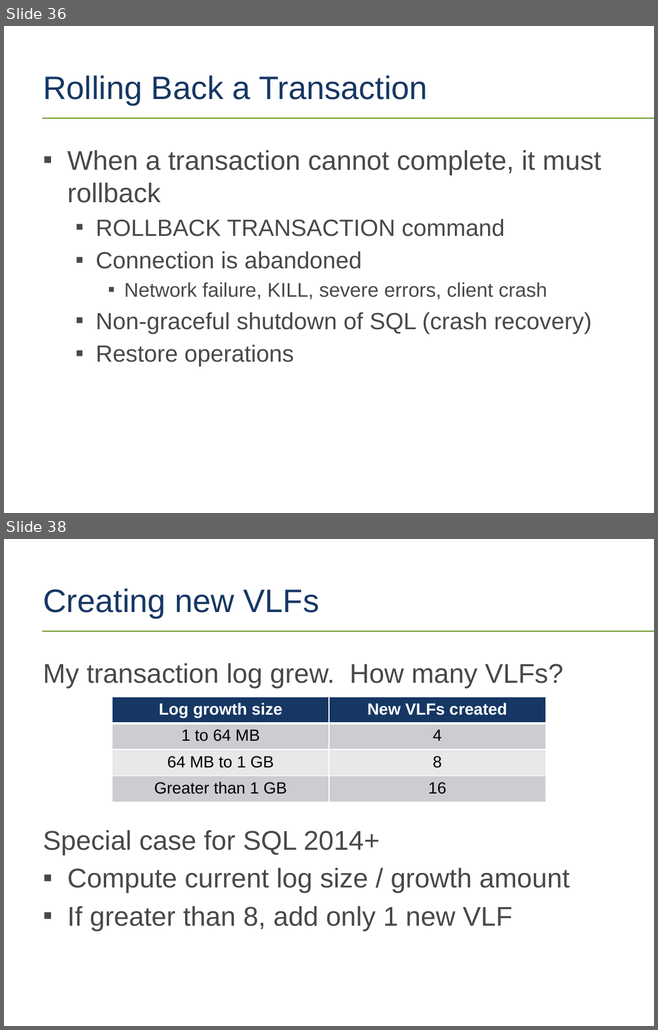
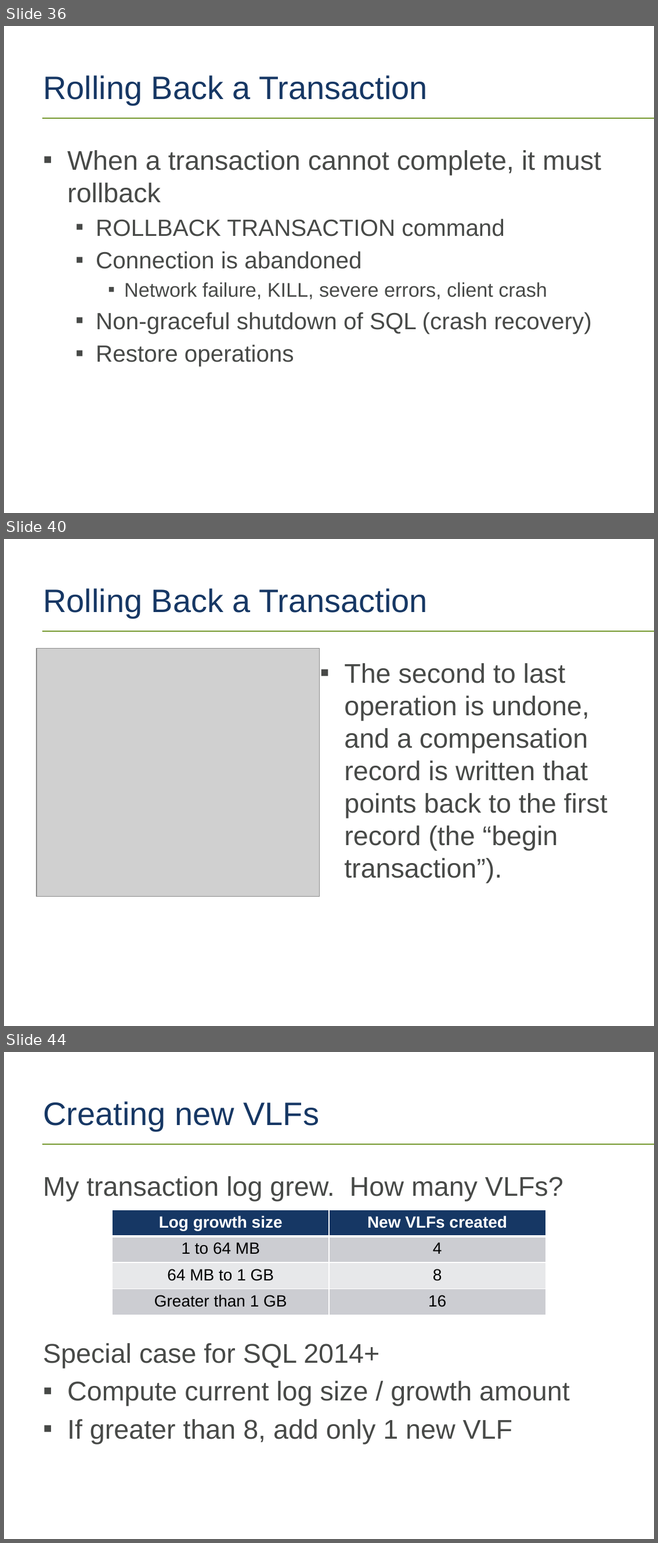
Before and after one commit to tf3604/LogFilePresentation, a slide deck: TransactionLog.pptx. Shown one above the other, each under a label of ours: slides 36 and 38 before the commit, slides 36, 40 and 44 after it; the slides between them are not shown. The pictures are 658x1030 and 658x1543 pixels, drawn with LibreOffice and Linux fonts; fonts in the diff are those of the drawing; grey boxes stand for pictures; background and template pictures are left out. Boxes give left, top, right and bottom in pixels: in the first picture for what was removed or moved away, otherwise in the second. Text is boxed around its words. In the diff, an @@ line names an element or a change of style, - is before the commit and + after.

```diff
--- a/TransactionLog.pptx
+++ b/TransactionLog.pptx
@@ slide 40 added at <box>4,539,654,1026</box>, background #FFFFFF; not listed: 1 template element that a slide beside it also shows @@
@@ title added at <box>43,588,427,617</box>, 36 pt, text #163764 @@
+Rolling Back a Transaction
@@ picture added at <box>36,648,319,897</box> @@
@@ text added at <box>344,663,607,883</box>, 30 pt, text #474947 @@
+▪ The second to last operation is undone, and a compensation record is written that points back to the first record (the “begin transaction”).
@@ what was slide 38 is now slide 44 @@
```
Also in this commit, not shown: 1 slide changed, 5 other slides added, 1 other file.
